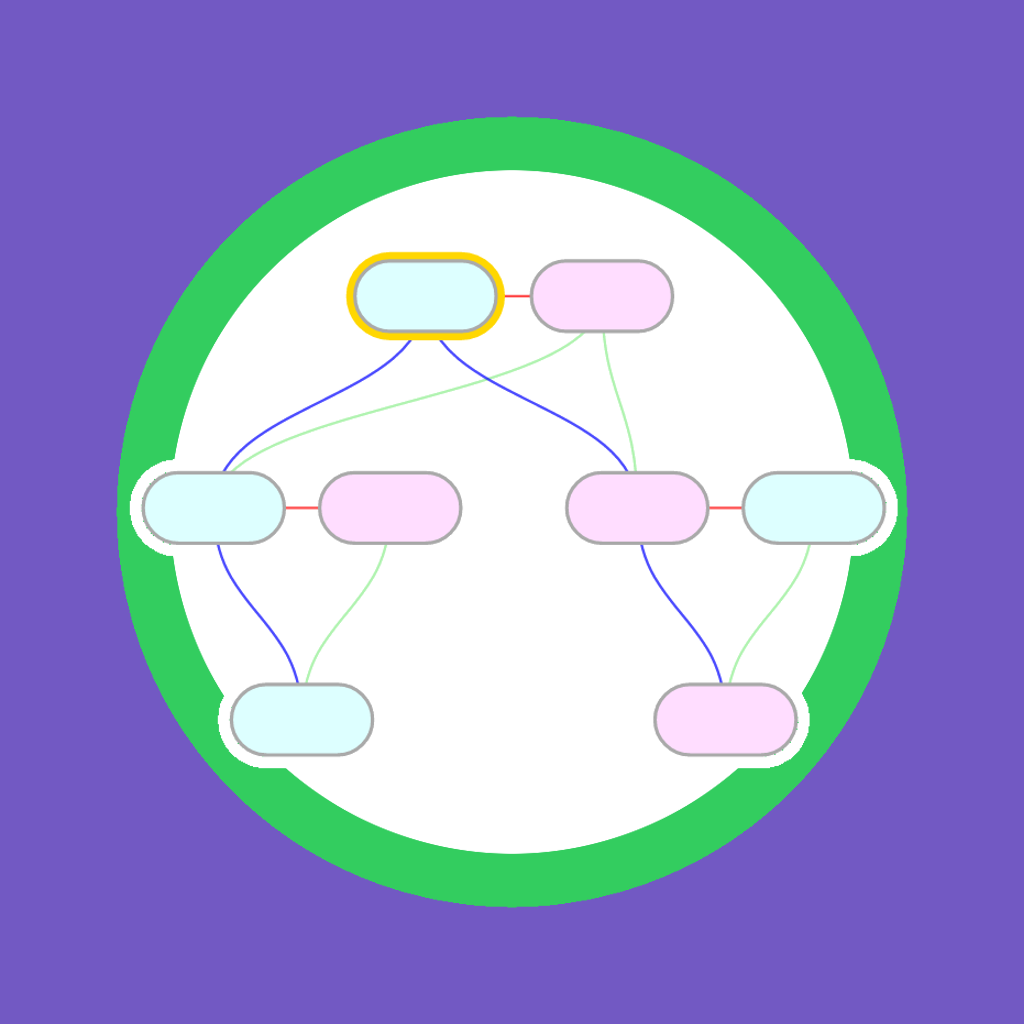
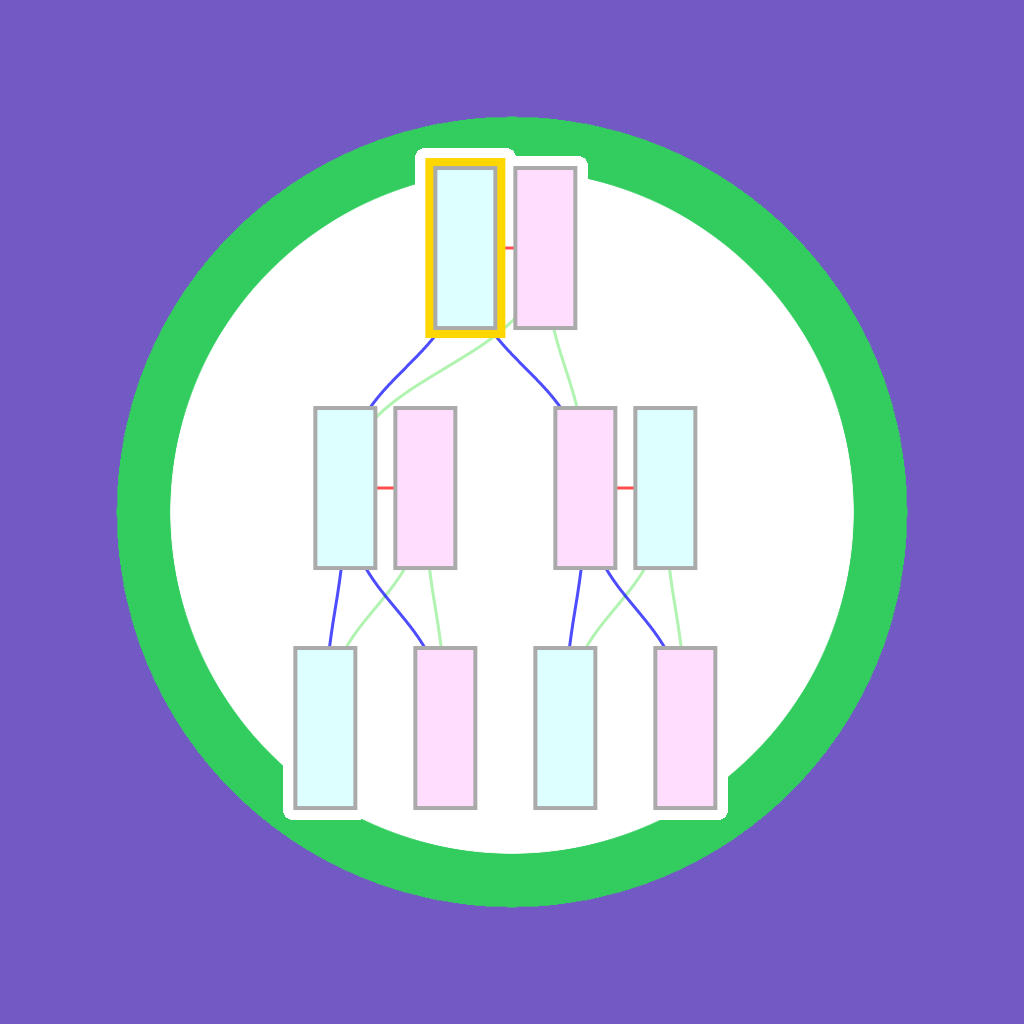
Revision of a layered w=1024, h=1024 image; what changed, layer by layer:
added layer "被粘贴的图层 #4" above "被粘贴的图层 #3" over bbox(283, 148, 728, 820)
hid "被粘贴的图层 #3" over bbox(129, 239, 898, 770)
